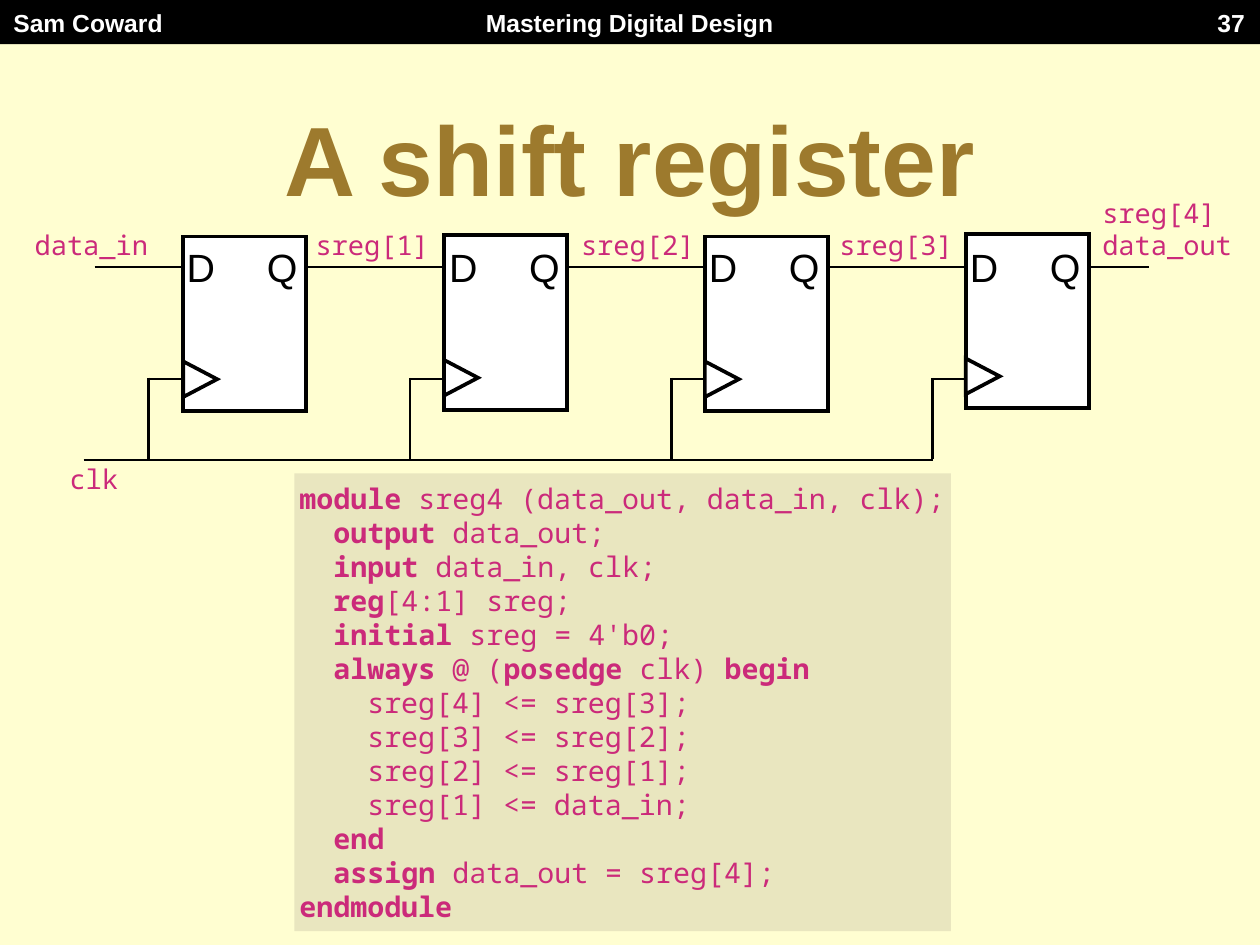
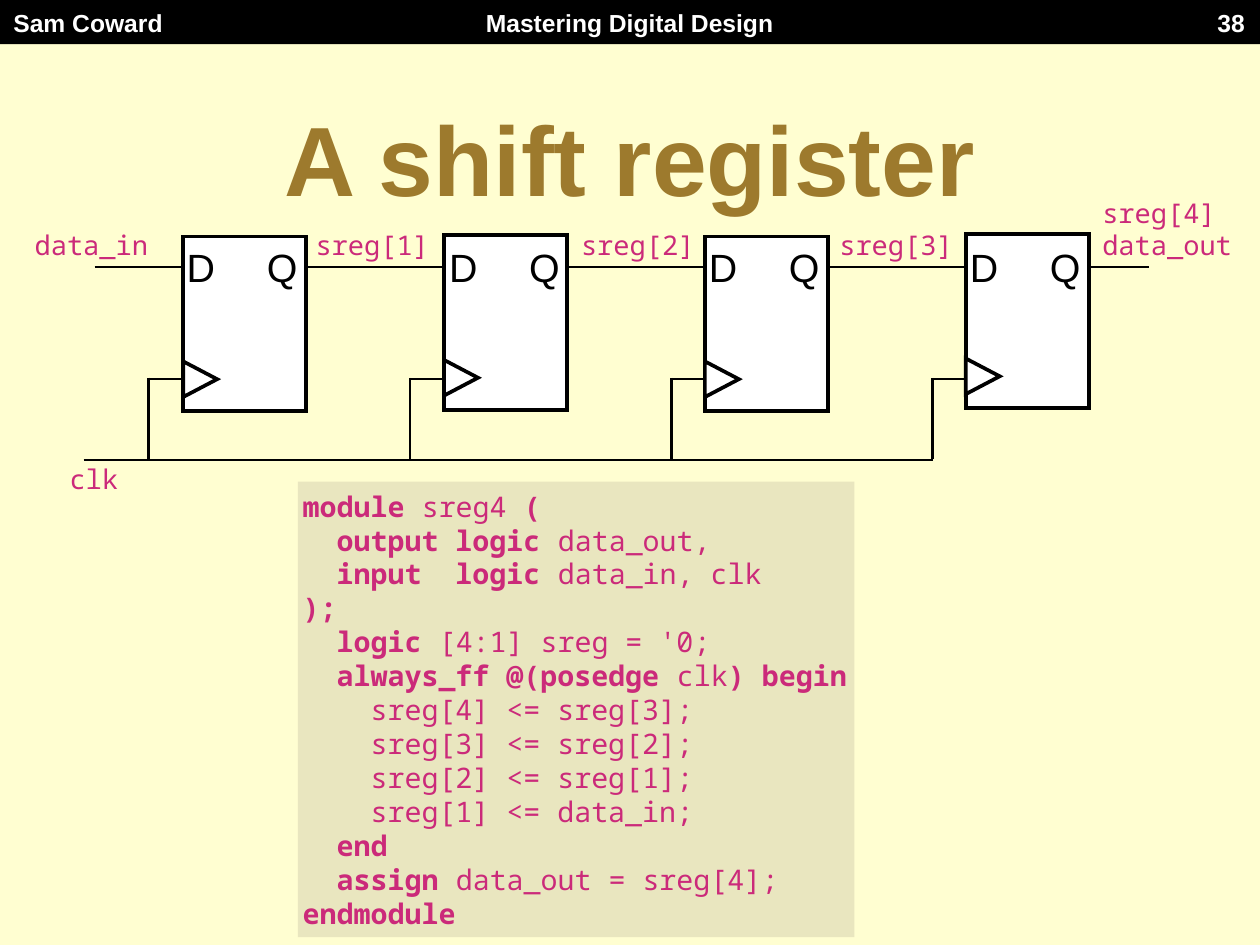
Before and after one commit to Mastering-Digital-Design/Lab-Module, a slide deck: slide 38 of lectures/lecture2.pptx (slide 37 before the commit). Drawn at 1260x945 pixels with LibreOffice and Linux fonts; fonts in the diff are those of the drawing. Boxes give left, top, right and bottom in pixels: in the first picture for what was removed or moved away, otherwise in the second. Text is boxed around its words. In the diff, an @@ line names an element or a change of style, - is before the commit and + after.

```diff
--- a/lectures/lecture2.pptx
+++ b/lectures/lecture2.pptx
@@ page number at <box>1217,14,1244,33</box>: text changed @@
-37
+38
@@ rectangle "module sreg4 (": place and size @@
-rectangle "module sreg4 (" at <box>294,473,951,931</box>
+rectangle "module sreg4 (" at <box>298,482,854,937</box>
@@ text in rectangle at <box>303,495,847,693</box>: text changed; bold on @@
-module sreg4 (data_out, data_in, clk);
-output data_out;
-input data_in, clk;
-reg[4:1] sreg;
-initial sreg = 4'b0;
-always @ (posedge clk) begin
+module sreg4 (
+output logic data_out,
+input logic data_in, clk
+);
+logic [4:1] sreg = '0;
+always_ff @(posedge clk) begin
```
Also in this commit, not shown: 17 other slides changed, 1 slide added, 1 other file.
